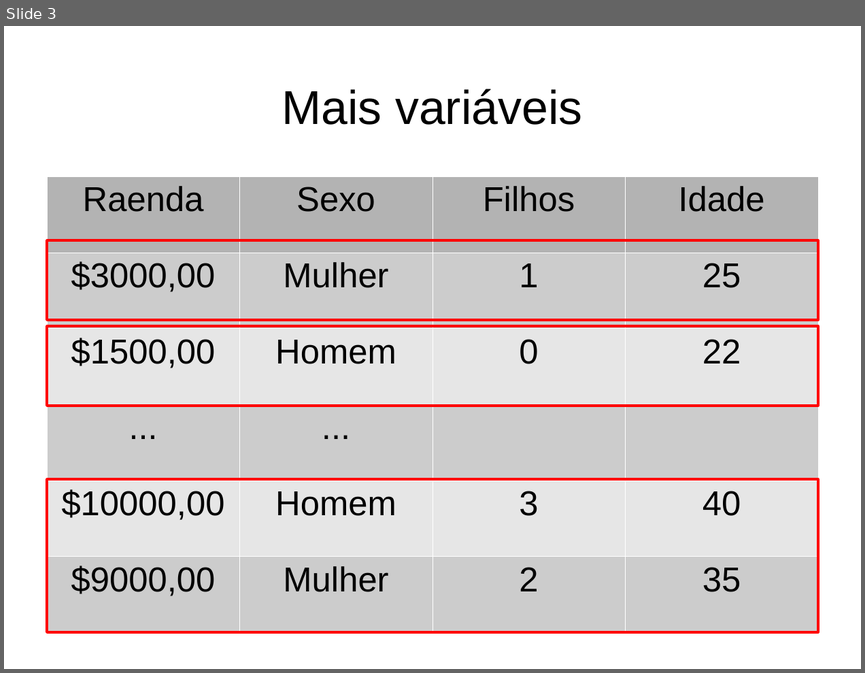
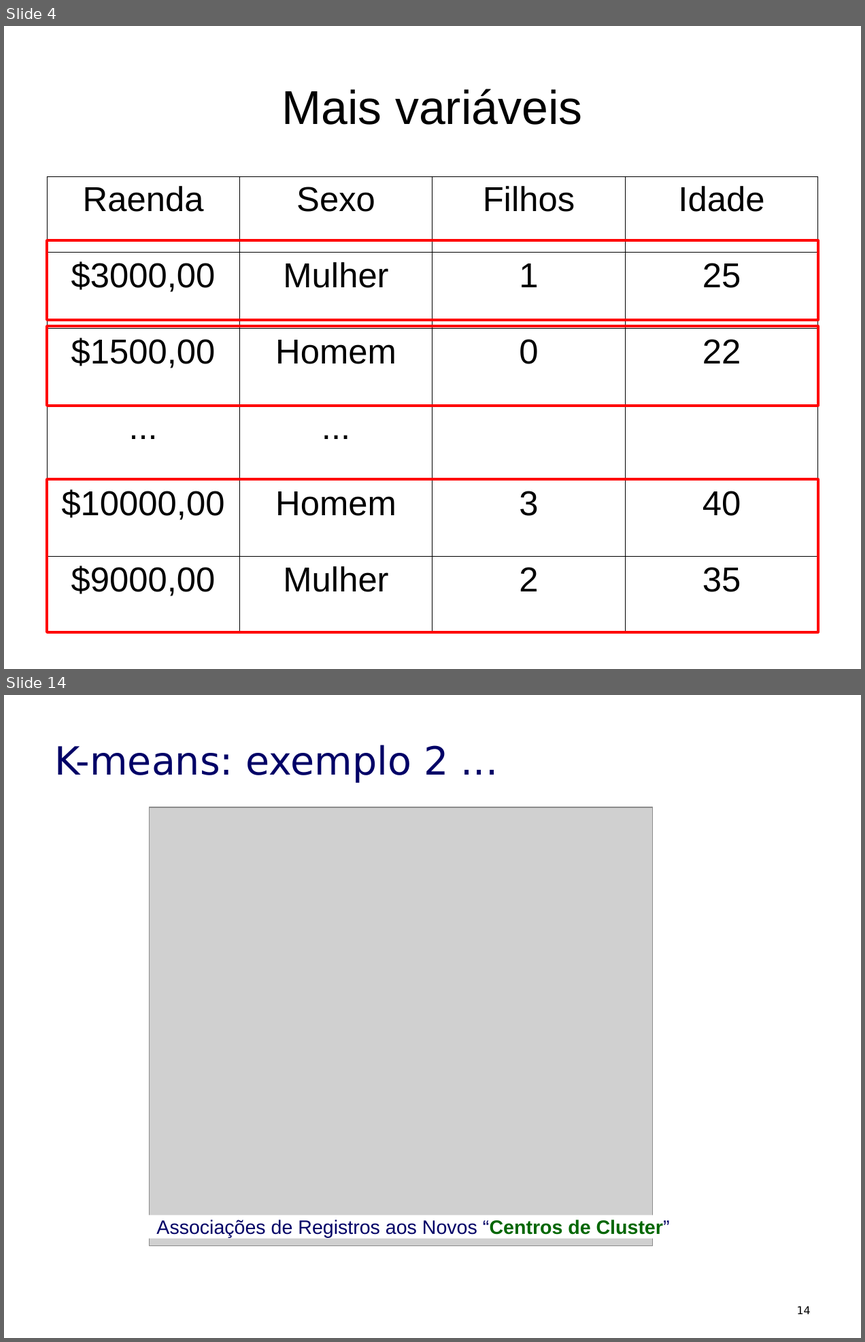
Before and after one commit to flaviobarros/lombz_cluster, a slide deck: Cluster.odp. Shown one above the other, each under a label of ours: slide 3 before the commit, slides 4 and 14 after it; the slides between them are not shown. The pictures are 865x673 and 865x1342 pixels, drawn with LibreOffice and Linux fonts; fonts in the diff are those of the drawing; grey boxes stand for pictures. Boxes give left, top, right and bottom in pixels: in the first picture for what was removed or moved away, otherwise in the second. Text is boxed around its words. In the diff, an @@ line names an element or a change of style, - is before the commit and + after.

Commit message:
Incluindo exemplo do k-means.

```diff
--- a/Cluster.odp
+++ b/Cluster.odp
@@ slide 14 added at bbox=[4, 695, 861, 1338], background #FFFFFF @@
@@ text added at bbox=[54, 745, 448, 783], 36 pt, text #000066 @@
+K-means: exemplo 2 ...
@@ picture added at bbox=[150, 807, 653, 1246] @@
@@ rectangle added at bbox=[150, 1215, 764, 1238], fill #FFFFFF, 18 pt, text #000066 @@
+Associações de Registros aos Novos “Centros de Cluster”
@@ page number added at bbox=[797, 1306, 810, 1314], 10 pt, text #000000 @@
+14
@@ what was slide 3 is now slide 4 @@
@@ slide 4 changed as well @@
@@ table at bbox=[47, 176, 818, 632] @@
@@ fill #B3B3B3 to none in row 1 @@
@@ fill #CCCCCC to none in 10 cells @@
@@ fill #E6E6E6 to none in 8 cells @@
@@ borders changed @@
```
Also in this commit, not shown: 2 other slides changed, 10 other slides added.
